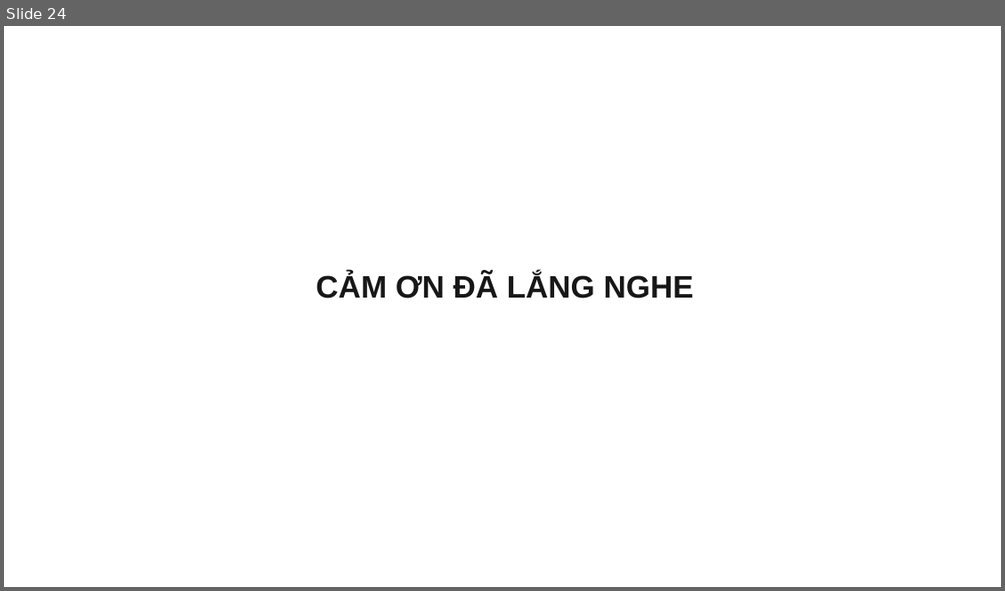
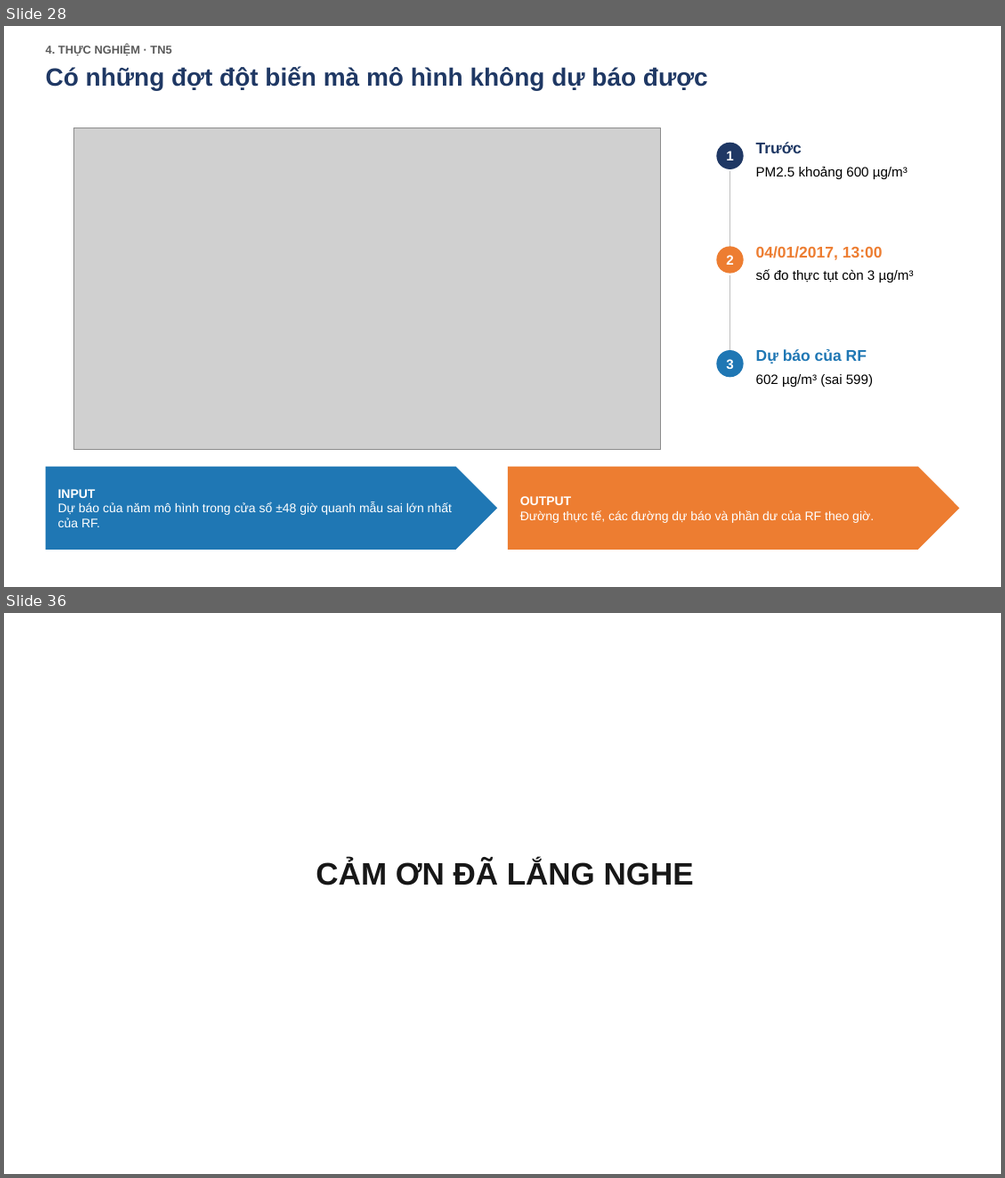
Before and after one commit to bjruly/sgu_finalproject_machinelearning_2026-2027, a slide deck: docs/Nhom10_Slide.pptx. Shown one above the other, each under a label of ours: slide 24 before the commit, slides 28 and 36 after it; the slides between them are not shown. The pictures are 1005x591 and 1005x1178 pixels, drawn with LibreOffice and Linux fonts; fonts in the diff are those of the drawing; grey boxes stand for pictures. Boxes give left, top, right and bottom in pixels: in the first picture for what was removed or moved away, otherwise in the second. Text is boxed around its words. In the diff, an @@ line names an element or a change of style, - is before the commit and + after.

```diff
--- a/docs/Nhom10_Slide.pptx
+++ b/docs/Nhom10_Slide.pptx
@@ slide 28 added at (x1=4, y1=26, x2=1001, y2=587), background #FFFFFF @@
@@ text added at (x1=46, y1=45, x2=171, y2=56), 11 pt, text #595959, bold @@
+4. THỰC NGHIỆM · TN5
@@ text added at (x1=46, y1=66, x2=708, y2=90), 24 pt, text #1F3864, bold @@
+Có những đợt đột biến mà mô hình không dự báo được
@@ picture added at (x1=74, y1=127, x2=662, y2=450) @@
@@ ellipse added at (x1=717, y1=143, x2=744, y2=169), fill #1F3864, 13 pt, text #FFFFFF, bold @@
+1
@@ text added at (x1=756, y1=142, x2=801, y2=153), 15 pt, text #1F3864, bold @@
+Trước
@@ line added from (730, 171) to (730, 248), #BFBFBF 1.5 pt @@
@@ text added at (x1=756, y1=166, x2=907, y2=179), 13 pt, text #000000 @@
+PM2.5 khoảng 600 µg/m³
@@ ellipse added at (x1=717, y1=246, x2=744, y2=273), fill #ED7D31, 13 pt, text #FFFFFF, bold @@
+2
@@ text added at (x1=756, y1=246, x2=882, y2=260), 15 pt, text #ED7D31, bold @@
+04/01/2017, 13:00
@@ line added from (730, 275) to (730, 352), #BFBFBF 1.5 pt @@
@@ text added at (x1=756, y1=269, x2=914, y2=282), 13 pt, text #000000 @@
+số đo thực tụt còn 3 µg/m³
@@ ellipse added at (x1=717, y1=350, x2=744, y2=377), fill #1F77B4, 13 pt, text #FFFFFF, bold @@
+3
@@ text added at (x1=756, y1=349, x2=866, y2=363), 15 pt, text #1F77B4, bold @@
+Dự báo của RF
@@ text added at (x1=756, y1=374, x2=873, y2=386), 13 pt, text #000000 @@
+602 µg/m³ (sai 599)
@@ pentagon arrow added at (x1=46, y1=467, x2=498, y2=549), fill #1F77B4, 12 pt, text #FFFFFF @@
+INPUT
+Dự báo của năm mô hình trong cửa sổ ±48 giờ quanh mẫu sai lớn nhất của RF.
@@ pentagon arrow added at (x1=508, y1=467, x2=960, y2=549), fill #ED7D31, 12 pt, text #FFFFFF @@
+OUTPUT
+Đường thực tế, các đường dự báo và phần dư của RF theo giờ.
@@ what was slide 24 is now slide 36 @@
```
Also in this commit, not shown: 5 slides changed, 29 other slides added, 18 slides removed, 5 other files.
